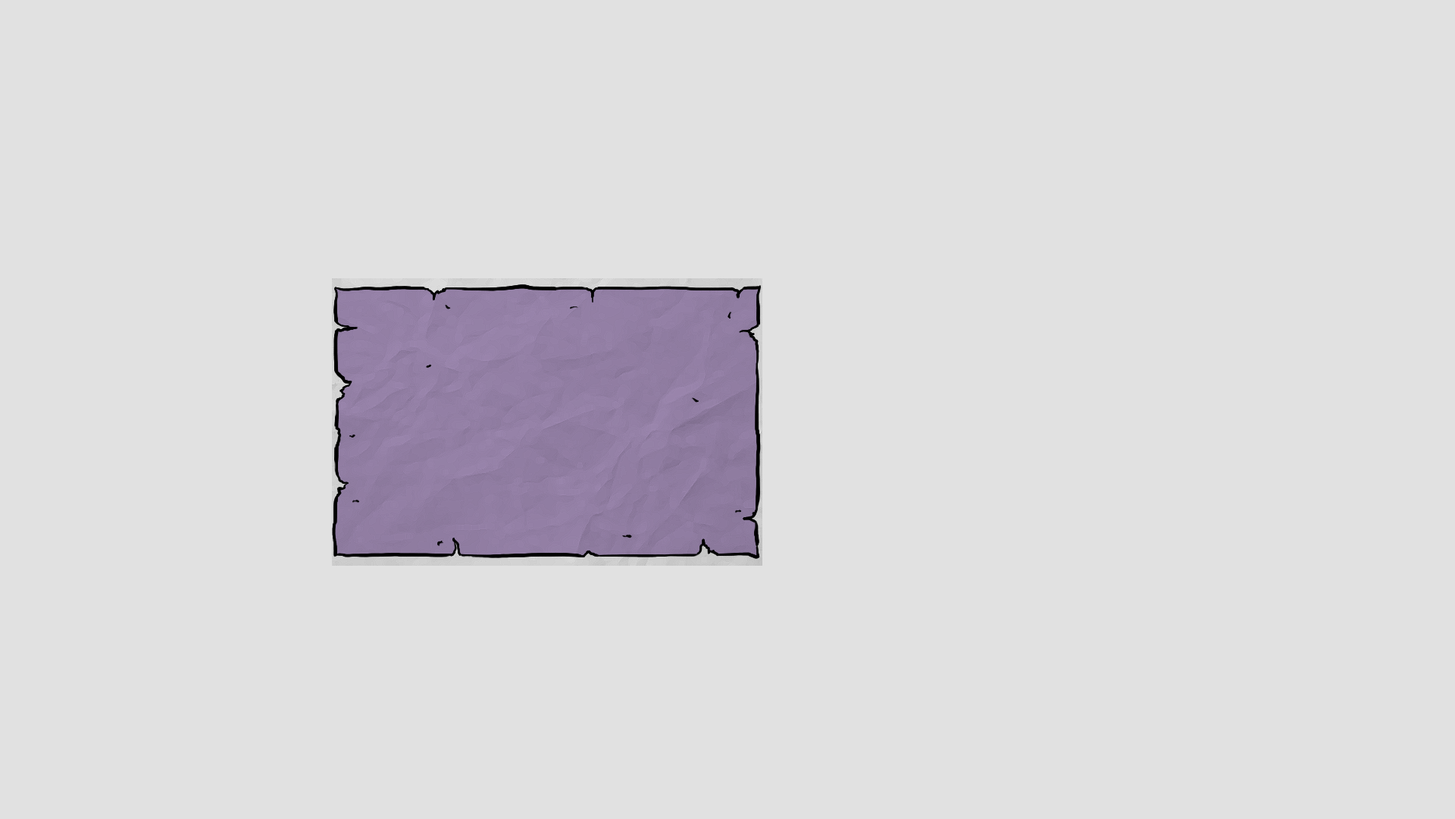
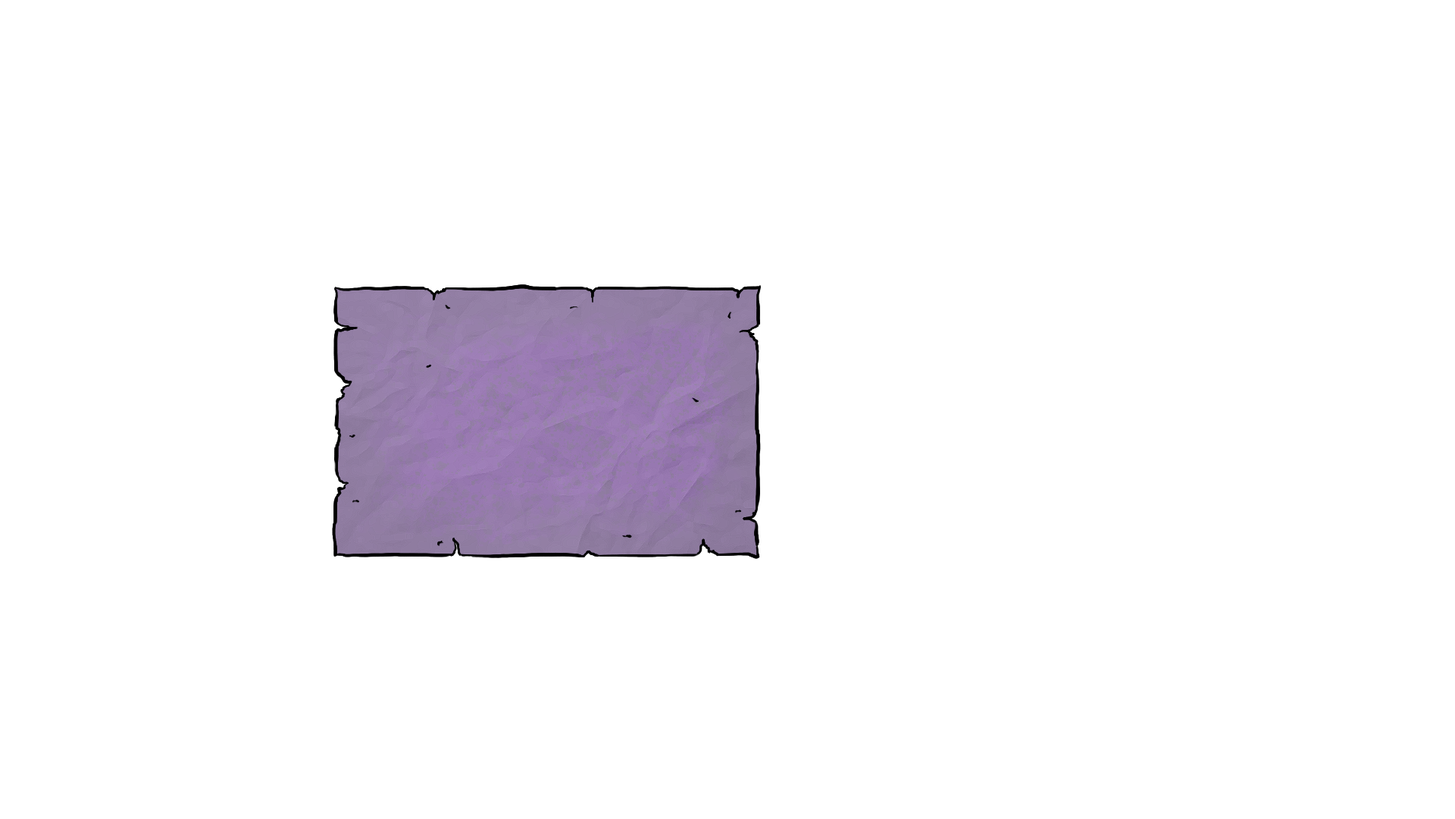
Revision of a layered 1455 x 819 image; what changed, layer by layer:
added group "Group 1" with 5 layers above "Layer 11" over [331, 284, 762, 566]
added layer "Layer 8" (soft light) in group "Group 1" over [359, 312, 744, 547]
moved "Layer 6 copy" into group "Group 1", painted on it, masked it over [331, 278, 763, 566]
moved "Layer 3" into group "Group 1", painted on it over [331, 284, 762, 559]
moved "Layer 5" into group "Group 1" over [333, 286, 761, 557]
hid "Layer 4" over [0, 0, 1455, 819]
